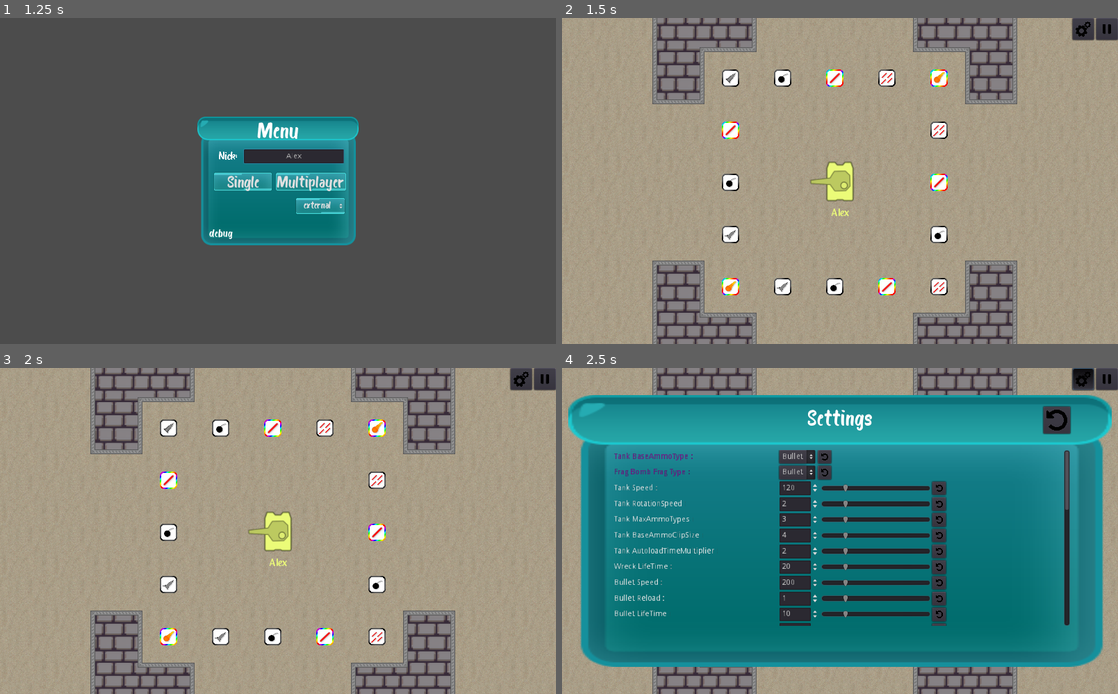
Above: before the commit, frames 1-4 (two rows, left to right).
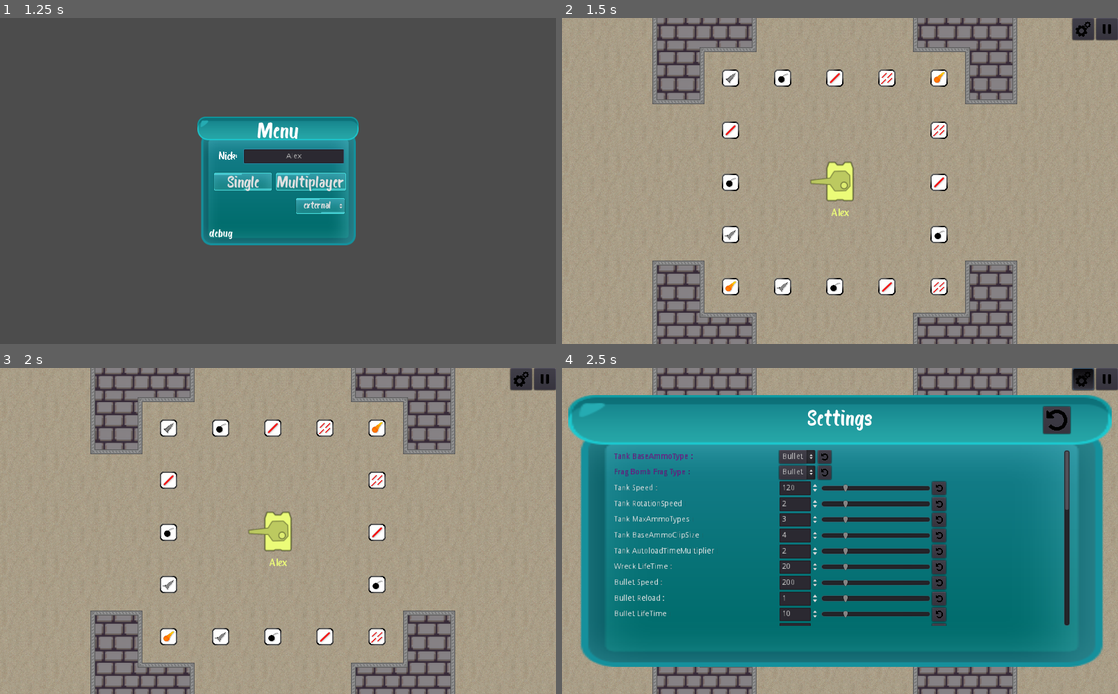
Above: after the commit, the same moments.

Repository: mm-102/godot_tanks
Game: Godot game, scene res://GameModeMaster.tscn
Same seed, same stepped clock (60 frames per second), same inputs: the game is played once before the commit and once after it. Sound files missing from this copy of the repository are replaced by a short silence.
Inputs (mouse positions are in pixels of both pictures, inside the frame that each line leads up to):
- Up to frame 1 (1.25 s): click (294, 154) at 0.52 s; type "Alex" at 0.6 s
- Up to frame 2 (1.5 s): click "Single" at 1.25 s
- Up to frame 3 (2 s): no input
- Up to frame 4 (2.5 s): click (1084, 377) at 2 s

Frame 1 is identical in both runs. In frame 2, 0.3% of the frame differs, in the area x 28-70%, y 15-86%; in frame 3, 0.3%; in frame 4, nothing differs.
Error after the commit: Invalid set index 'texture' (on base: 'null instance') with value of type 'StreamTexture'. (res://Objects/SlotRect.gd:19)

Commit message:
Prepare 'Slot' for 'AmmoSlots' 🚧

Diff:
--- a/Objects/SlotRect.gd
+++ b/Objects/SlotRect.gd
@@ -1,39 +1,37 @@
+tool
 extends ColorRect
-tool
 
-const shader = preload("res://Objects/ammo_box_shader.gdshader")
-const rainbow_sampler = preload("res://Objects/rainbow_sampler.tres")
-const gray_sampler = preload("res://Objects/gray_sampler.tres")
-
-export(Ammunition.TYPES) var type setget set_type
-export(Vector2) var icon_scale = Vector2(0.75, 0.75) setget set_icon_scale
-
-const super_types = [
+enum BORDER_TYPES{DEFAULT, SUPER}
+const SUPER_TYPES = [
 	Ammunition.TYPES.LASER,
 	Ammunition.TYPES.FIREBALL,
 ]
 
-func set_icon_scale(var s):
-	icon_scale = s
+const BORDER_DICT = {
+	BORDER_TYPES.DEFAULT: preload("res://Objects/gray_sampler.tres"),
+	BORDER_TYPES.SUPER: preload("res://Objects/rainbow_sampler.tres"),
+}
+
+
+export(Ammunition.TYPES) var type setget set_type
+func set_type(new):
+	type = new
+	$TypeRect.texture = Ammunition.get_box_texture(type)
+	if type in SUPER_TYPES:
+		set_border(BORDER_TYPES.SUPER)
+	else:
+		set_border(BORDER_TYPES.DEFAULT)
+
+export(Vector2) var icon_scale = Vector2(0.75, 0.75) setget set_icon_scale
+func set_icon_scale(new):
+	icon_scale = new
 	$TypeRect.rect_size = icon_scale * rect_size
 	$TypeRect.rect_position = (Vector2.ONE - icon_scale) * rect_size * 0.5
 
 
-func set_type(var t):
-	type = t
-	if Engine.is_editor_hint():
-		_set_type_when_ready()
-
-func _set_type_when_ready():
-	$TypeRect.texture = Ammunition.get_box_texture(type)
-	if type in super_types:
-		material.set_shader_param("border_ramp",rainbow_sampler)
-
-	else:
-		material.set_shader_param("border_ramp",gray_sampler)
 
 func _ready():
-	material = ShaderMaterial.new()
-	material.shader = shader
-	_set_type_when_ready()
 	set_icon_scale(icon_scale)
+
+func set_border(border_type):
+	material.set_shader_param("border_ramp", BORDER_DICT[border_type])
--- a/Player/Player_GUI/AmmoSlots/AmmoSlots.gd
+++ b/Player/Player_GUI/AmmoSlots/AmmoSlots.gd
@@ -10,6 +10,11 @@
 	"reset_autoload" : funcref(self, "reset_autoload")
 }
 var current_selection = BASE_SLOT
+
+
+
+func _ready():
+	test_all()
 
 func on_special_ammo_event(event, args : Array):
 	event_funcs[event].call_func(args)
--- a/Player/Player_GUI/AmmoSlots/AmmoSlots.tscn
+++ b/Player/Player_GUI/AmmoSlots/AmmoSlots.tscn
@@ -1,6 +1,6 @@
 [gd_scene load_steps=2 format=2]
 
-[ext_resource path="res://Player/Player_GUI/AmmoSlots/AmmoSlots.gd" type="Script" id=3]
+[ext_resource path="res://Player/Player_GUI/AmmoSlots/ammo_slots_2.gd" type="Script" id=1]
 
 [node name="Ammunition" type="VBoxContainer"]
 margin_top = 560.0
@@ -10,7 +10,7 @@
 rect_min_size = Vector2( 150, 90 )
 size_flags_horizontal = 0
 size_flags_vertical = 8
-script = ExtResource( 3 )
+script = ExtResource( 1 )
 
 [node name="AmmoSlots" type="HBoxContainer" parent="."]
 margin_right = 150.0
--- a/Player/Player_GUI/AmmoSlots/ProgressBar.gd
+++ b/Player/Player_GUI/AmmoSlots/ProgressBar.gd
@@ -1,13 +1,31 @@
 extends ColorRect
 
-const shader = preload("res://Player/Player_GUI/AmmoSlots/progress_bar.gdshader")
+const LOADING_COLOR = Color("70ffff")
+const LOADED_COLOR = Color("66ff80")
+var loading_time = 0
 
-func set_value(var v):
-	material.set_shader_param("value", v)
 
-func set_loading_color(var col):
+
+func reset():
+	$Tween.stop_all()
+	material.set_shader_param("value", 0.0)
+	material.set_shader_param("modulate_bar", LOADING_COLOR)
+
+
+func start_loading():
+	reset()
+	$Tween.interpolate_method(self, "set_value", 0.0, 1.0, loading_time, Tween.TRANS_LINEAR)
+	$Tween.start()
+
+func loaded():
+	$Tween.stop_all()
+	material.set_shader_param("value", 1.0)
+	material.set_shader_param("modulate_bar", LOADED_COLOR)
+
+
+
+func set_value(val):
+	material.set_shader_param("value", val)
+
+func set_loading_color(col):
 	material.set_shader_param("modulate_bar", col)
-
-func _ready():
-	material = ShaderMaterial.new()
-	material.shader = shader
--- a/Player/Player_GUI/AmmoSlots/Slot.gd
+++ b/Player/Player_GUI/AmmoSlots/Slot.gd
@@ -1,37 +1,35 @@
-tool
 extends Control
 
-const LOADING_COLOR = "70ffff"
-const LOADED_COLOR = "66ff80"
-export var is_selected: bool = false setget set_is_selected
+enum STATES{NOT_SELECTED, LOADING, LOADED}
+export(STATES) var state = STATES.NOT_SELECTED setget set_state
+func set_state(new):
+	state = new
+	state_functions[state].call_func()
+
+var reload_time = 0
+onready var progress_bar = $SlotRect/ProgressBar
+onready var state_functions = {
+	STATES.NOT_SELECTED: funcref(progress_bar, "reset"),
+	STATES.LOADING: funcref(progress_bar, "start_loading"),
+	STATES.LOADED: funcref(progress_bar, "loaded"),
+}
+
+
+
+func setup(type, amount_left, _reload_time):
+	name = type
+	progress_bar.loading_time = _reload_time
+	$SlotRect.type = int(type)
+	set_left_ammo(amount_left)
+
 
 func _ready():
-	$SlotRect/ProgressBar.set_loading_color(Color(LOADING_COLOR))
 	$TouchScreenButton.action = "p_slot_" + str(get_index())
 
-func set_is_selected(value : bool, reload_time : float = 0):
-	is_selected = value
-	$SlotRect/ProgressBar.set_loading_color(Color(LOADING_COLOR))
-	if is_selected:
-		$Tween.remove_all()
-		$Tween.interpolate_method(get_node("SlotRect/ProgressBar"), "set_value", 0.0, 1.0, reload_time, Tween.TRANS_LINEAR)
-		$Tween.start()
-	else:
-		$Tween.stop_all()
-		$SlotRect/ProgressBar.set_value(0.0)
-
-func _on_Tween_tween_all_completed():
-	$SlotRect/ProgressBar.set_loading_color(Color(LOADED_COLOR))
 
 
-func setup(type, amount_left):
-	name = type
-	$SlotRect.type = int(type)
-
+func set_left_ammo(amount_left):
 	if amount_left >= INF:
 		$Number.text = ""
 	else:
 		$Number.text = str(amount_left)
-
-func set_left_ammo(amount_left):
-	$Number.text = str(amount_left)
--- a/Player/Player_GUI/AmmoSlots/Slot.tscn
+++ b/Player/Player_GUI/AmmoSlots/Slot.tscn
@@ -1,6 +1,6 @@
 [gd_scene load_steps=15 format=2]
 
-[ext_resource path="res://textures/box_texture/rocket_box.png" type="Texture" id=1]
+[ext_resource path="res://textures/box_texture/bullet_box.png" type="Texture" id=1]
 [ext_resource path="res://textures/text/Bosk.ttf" type="DynamicFontData" id=2]
 [ext_resource path="res://Player/Player_GUI/AmmoSlots/Slot.gd" type="Script" id=3]
 [ext_resource path="res://Player/Player_GUI/AmmoSlots/progress_bar.gdshader" type="Shader" id=4]
@@ -9,7 +9,11 @@
 [ext_resource path="res://Objects/SlotRect.gd" type="Script" id=9]
 [ext_resource path="res://Player/Player_GUI/AmmoSlots/ProgressBar.gd" type="Script" id=10]
 
-[sub_resource type="ShaderMaterial" id=10]
+[sub_resource type="RectangleShape2D" id=11]
+extents = Vector2( 20, 20 )
+
+[sub_resource type="ShaderMaterial" id=12]
+resource_local_to_scene = true
 shader = ExtResource( 7 )
 shader_param/center = Vector2( 0.5, 0.5 )
 shader_param/size = Vector2( 1, 1 )
@@ -20,6 +24,7 @@
 shader_param/border_ramp = ExtResource( 8 )
 
 [sub_resource type="ShaderMaterial" id=9]
+resource_local_to_scene = true
 shader = ExtResource( 4 )
 shader_param/value = 0.0
 shader_param/center = Vector2( 0.5, 0.5 )
@@ -56,9 +61,6 @@
 extra_spacing_bottom = -3
 font_data = ExtResource( 2 )
 
-[sub_resource type="RectangleShape2D" id=11]
-extents = Vector2( 20, 20 )
-
 [node name="Slot" type="Control"]
 anchor_left = 0.5
 anchor_top = 0.5
@@ -72,8 +74,12 @@
 size_flags_horizontal = 0
 script = ExtResource( 3 )
 
+[node name="TouchScreenButton" type="TouchScreenButton" parent="."]
+shape = SubResource( 11 )
+action = "p_slot_1"
+
 [node name="SlotRect" type="ColorRect" parent="."]
-material = SubResource( 10 )
+material = SubResource( 12 )
 anchor_left = 0.5
 anchor_top = 0.5
 anchor_right = 0.5
@@ -85,7 +91,6 @@
 rect_min_size = Vector2( 40, 40 )
 color = Color( 1, 1, 1, 0 )
 script = ExtResource( 9 )
-type = 1
 
 [node name="ProgressBar" type="ColorRect" parent="SlotRect"]
 material = SubResource( 9 )
@@ -94,6 +99,8 @@
 rect_min_size = Vector2( 40, 40 )
 color = Color( 1, 1, 1, 0 )
 script = ExtResource( 10 )
+
+[node name="Tween" type="Tween" parent="SlotRect/ProgressBar"]
 
 [node name="TypeRect" type="TextureRect" parent="SlotRect"]
 material = SubResource( 6 )
@@ -124,11 +131,4 @@
 align = 2
 valign = 2
 
-[node name="Tween" type="Tween" parent="."]
-playback_process_mode = 0
-
-[node name="TouchScreenButton" type="TouchScreenButton" parent="."]
-shape = SubResource( 11 )
-action = "p_slot_1"
-
-[connection signal="tween_all_completed" from="Tween" to="." method="_on_Tween_tween_all_completed"]
+[connection signal="tween_all_completed" from="SlotRect/ProgressBar/Tween" to="." method="_on_Tween_tween_all_completed"]
--- /dev/null
+++ b/Player/Player_GUI/AmmoSlots/ammo_slots_2.gd
@@ -0,0 +1,3 @@
+extends VBoxContainer
+
+const SLOT_BASE_TSCN = preload("res://Player/Player_GUI/AmmoSlots/Slot.tscn")
--- a/Player/Tank/Tank2.tscn
+++ b/Player/Tank/Tank2.tscn
@@ -1,10 +1,12 @@
-[gd_scene load_steps=7 format=2]
+[gd_scene load_steps=9 format=2]
 
 [ext_resource path="res://textures/wovri/svg/tank.svg" type="Texture" id=1]
 [ext_resource path="res://Player/Tank/tank2.gd" type="Script" id=2]
 [ext_resource path="res://Player/Tank/TurretManager.gd" type="Script" id=3]
 [ext_resource path="res://Player/Tank/tank_multiplayer_manager.gd" type="Script" id=4]
 [ext_resource path="res://assets/fonts/LT Comical.ttf" type="DynamicFontData" id=5]
+[ext_resource path="res://Player/Tank/ammunition_system.gd" type="Script" id=6]
+[ext_resource path="res://Player/Player_GUI/AmmoSlots/AmmoSlots.tscn" type="PackedScene" id=7]
 
 [sub_resource type="DynamicFont" id=1]
 size = 20
@@ -49,4 +51,12 @@
 [node name="Camera2D" type="Camera2D" parent="."]
 current = true
 
+[node name="AmmunitionSystem" type="Node" parent="."]
+script = ExtResource( 6 )
+
+[node name="CanvasLayer" type="CanvasLayer" parent="AmmunitionSystem"]
+
+[node name="Ammunition" parent="AmmunitionSystem/CanvasLayer" instance=ExtResource( 7 )]
+margin_top = 510.0
+
 [connection signal="timeout" from="MultiplayerManager/SendTimer" to="MultiplayerManager" method="_on_SendTimer_timeout"]
--- /dev/null
+++ b/Player/Tank/ammunition_system.gd
@@ -0,0 +1,64 @@
+extends Node
+
+var base_ammo_type: int = Ammunition.TYPES.BULLET
+
+#func reset_autoload_timer():
+#	var load_time = GameSettings.Dynamic.Ammunition[s.BaseAmmoType].Reload\
+#			* s.AutoloadTimeMultiplier
+#	autoload_timer_n.start(load_time)
+#	emit_signal("special_ammo_event", "reset_autoload", [load_time])
+#
+#
+#
+#func _on_BaseTypeAutoload():
+#	if special_ammo[0].amount < s.BaseAmmoClipSize - 1:
+#		reset_autoload_timer()
+#	if special_ammo[0].amount < s.BaseAmmoClipSize:
+#		special_ammo[0].amount += 1
+#		emit_signal("special_ammo_event", "pick_up" , [s.BaseAmmoType, special_ammo[0].amount])
+
+
+func pick_up_ammo_box(type):
+	if type == base_ammo_type:
+		return false
+
+#	var picked = false
+#	var type_slot = {}
+#	for slot in special_ammo.size():
+#		type_slot[special_ammo[slot].type] = slot
+#	if type_slot.has(type):
+#		special_ammo[type_slot[type]].amount += 1
+#		picked = true
+#	elif special_ammo.size() < s.MaxAmmoTypes:
+#		special_ammo.push_back({"type" : int(type), "amount" : 1})
+#		type_slot[special_ammo[-1].type] = -1
+#		picked = true
+#	get_method_list()
+#	if picked:
+#		# [improve] This event 'pick_up' var may be done by constant ".PICK_UP with enum in global file
+#		emit_signal("special_ammo_event", "pick_up" , [type, special_ammo[type_slot[type]].amount])
+#	return picked
+
+#
+#func _update_slots_after_shoot():
+#	emit_signal("special_ammo_event", "shoot", [special_ammo[ammo_slot].type, special_ammo[ammo_slot].amount])
+#	if special_ammo[ammo_slot].amount <= 0\
+#	 and special_ammo[ammo_slot].type != s.BaseAmmoType:
+#		special_ammo.pop_at(ammo_slot)
+#		ammo_slot = 0
+#		set_turret_type(special_ammo[0].type)
+#		if is_multiplayer:
+#			transfer_n.fetch_change_ammo_type(special_ammo[0].type)
+#
+#
+#
+#func shot_successful():
+#	special_ammo[ammo_slot].amount -= 1
+#	_update_slots_after_shoot()
+#	slot_locked = false
+#	if ammo_slot == 0 and special_ammo[0].amount < s.BaseAmmoClipSize:
+#		reset_autoload_timer()
+#	if ammo_slot == 0 and special_ammo[0].amount == 0:
+#		reload_timer_n.start(autoload_timer_n.time_left)
+#	else:
+#		reload_timer_n.start(GameSettings.Dynamic.Ammunition[special_ammo[ammo_slot].type].Reload)
